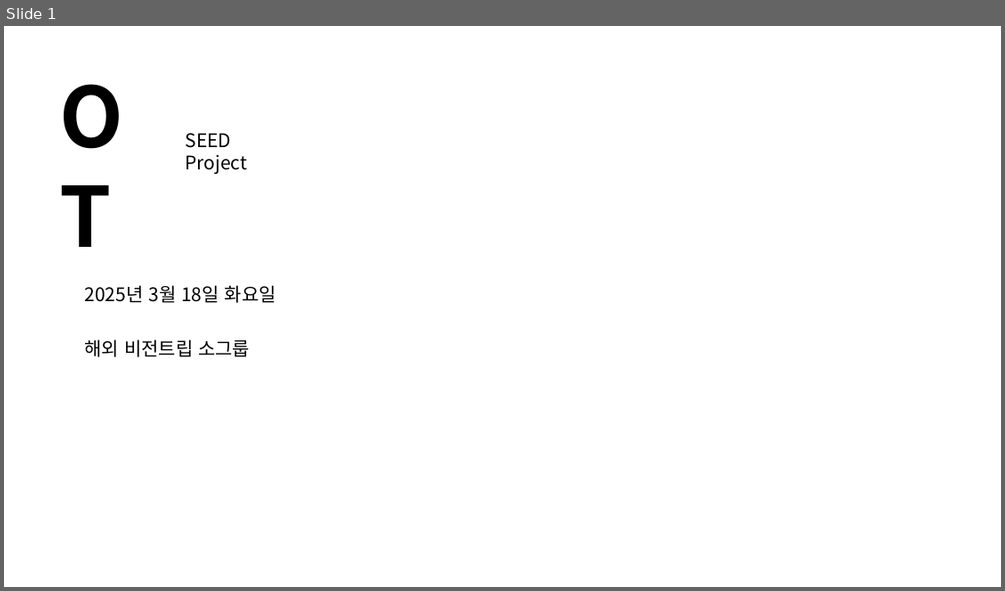
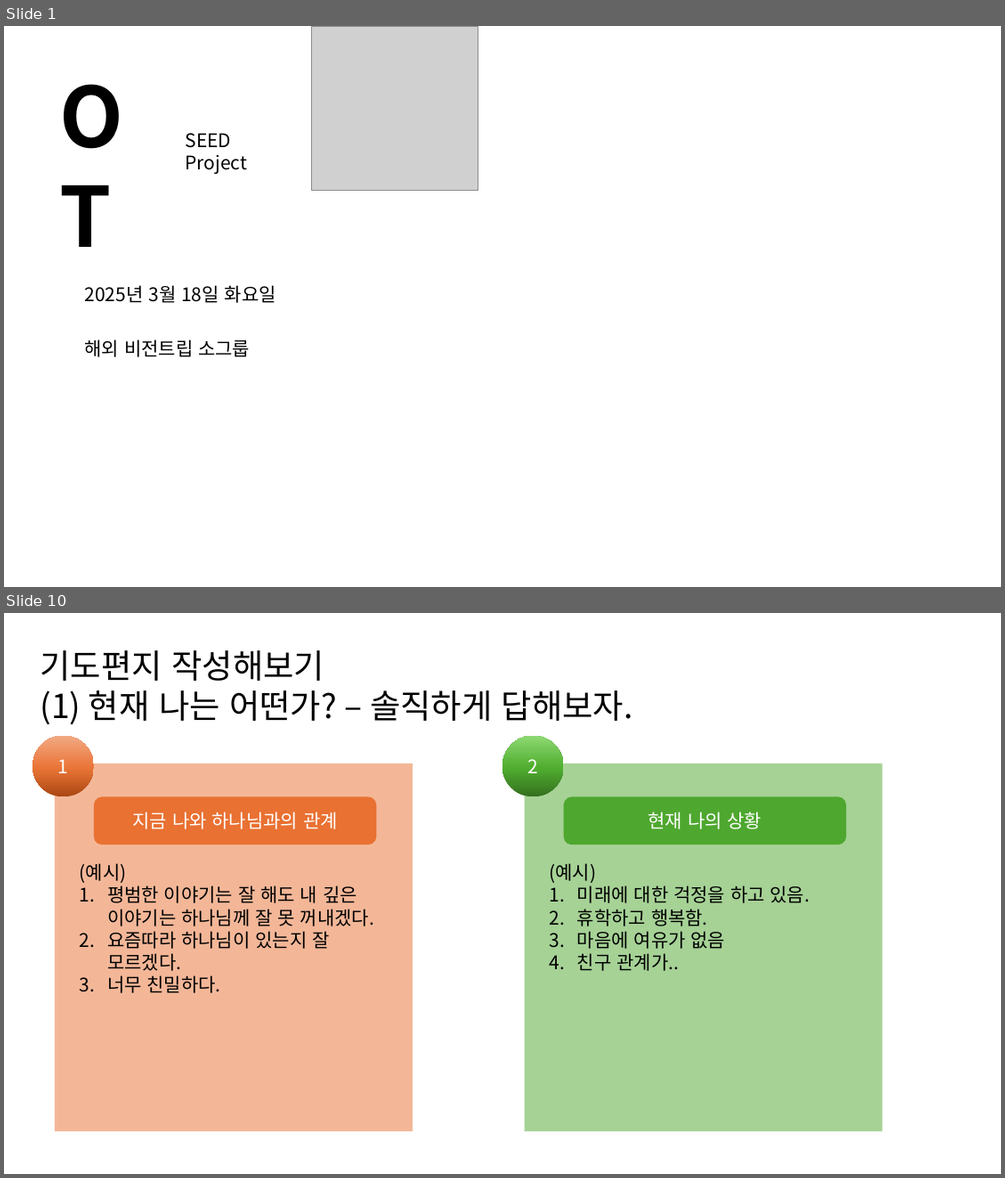
Before and after one commit to 51SB-ANTIMONY/2025-1_UNISTIVF-SEED, a slide deck: PPT/week3_OT, 기도편지 및 회의_20250318.pptx. Shown one above the other, each under a label of ours: slide 1 before the commit, slides 1 and 10 after it; the slides between them are not shown. The pictures are 1005x591 and 1005x1178 pixels, drawn with LibreOffice and Linux fonts; fonts in the diff are those of the drawing; grey boxes stand for pictures. Boxes give left, top, right and bottom in pixels: in the first picture for what was removed or moved away, otherwise in the second. Text is boxed around its words. In the diff, an @@ line names an element or a change of style, - is before the commit and + after.

```diff
--- a/PPT/week3_OT, 기도편지 및 회의_20250318.pptx
+++ b/PPT/week3_OT, 기도편지 및 회의_20250318.pptx
@@ slide 10 added at (4,613,1001,1174), background #FFFFFF @@
@@ text added at (40,650,633,724), 32 pt, text #000000 @@
+기도편지 작성해보기
+(1) 현재 나는 어떤가? – 솔직하게 답해보자.
@@ ellipse added at (32,736,94,797), fill gradient #AB4712 to #EA7538 to #F2AA84, 18 pt, text #FFFFFF @@
+1
@@ ellipse added at (502,736,564,797), fill gradient #34701F to #51AE30 to #8ED973, 18 pt, text #FFFFFF @@
+2
@@ rectangle added at (55,763,413,1131), fill #E97132 at 50% opacity @@
@@ rectangle added at (525,763,882,1131), fill #4EA72E at 50% opacity @@
@@ rounded rectangle added at (94,797,376,844), fill #E97132, 18 pt, text #FFFFFF @@
+지금 나와 하나님과의 관계
@@ rounded rectangle added at (563,797,846,844), fill #4EA72E, 18 pt, text #FFFFFF @@
+현재 나의 상황
@@ text added at (80,863,374,993), 18 pt, text #000000 @@
+(예시)
+1. 평범한 이야기는 잘 해도 내 깊은 이야기는 하나님께 잘 못 꺼내겠다.
+2. 요즘따라 하나님이 있는지 잘 모르겠다.
+3. 너무 친밀하다.
@@ text added at (549,863,809,971), 18 pt, text #000000 @@
+(예시)
+1. 미래에 대한 걱정을 하고 있음.
+2. 휴학하고 행복함.
+3. 마음에 여유가 없음
+4. 친구 관계가..
@@ slide 1 changed as well @@
@@ picture added at (311,26,478,191) @@
```
Also in this commit, not shown: 15 other slides added, 1 slide removed, 1 other file.
